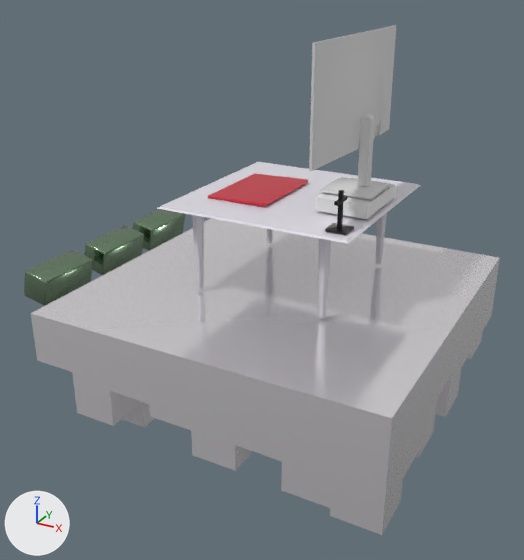
The glTF model static/pc.glb as it was, and as the next commit left it.
Camera for both pictures: a 50 mm camera at (20.2, -40.4, 14.2) aimed at (-1.0, -1.7, -5.1). Every picture has the same lights, and +X, +Y and +Z are marked at lower left. Where no turn or scale is listed for an object, it has been applied to the vertices.

The first picture shows 'Cube', 'Cube.001', 'Cube.002', 'base', 'bottombox', 'ground', 'laptop', 'legs', 'screen', 'spine', 'tabletop'.
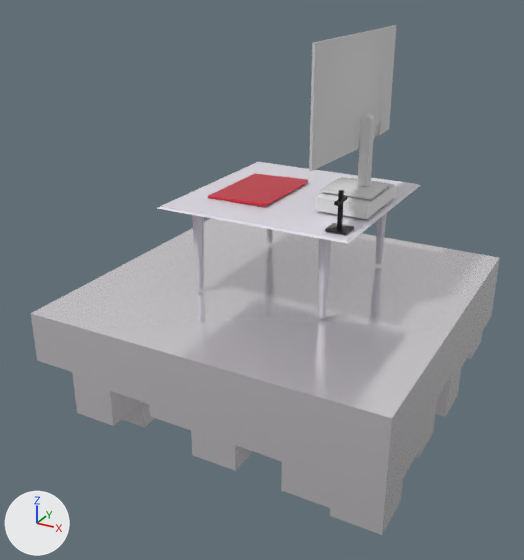
Pixel boxes (x1, y1, x2, y2) of what changed, in the pictures (524 x 560 px):
```json
{"object": "Cube.002", "change": "deleted", "before": [24, 250, 93, 306], "on screen": "green"}
{"object": "Cube.001", "change": "deleted", "before": [84, 226, 144, 275], "on screen": "green"}
{"object": "Cube", "change": "deleted", "before": [133, 209, 185, 251], "on screen": "green"}
```

Scene script edits in JSON lines:
```json
{"op": "remove", "block": "ob_cube", "code": ["ob_cube = bpy.data.objects.new('Cube', me_cube_002)", "ob_cube.location = (-14.71, 6.77, -6.02)", "ob_cube.rotation_euler = (0.0, 0.213, 0.0)  # degrees (0, 12, 0)"]}
{"op": "remove", "block": "ob_cube_001", "code": ["ob_cube_001 = bpy.data.objects.new('Cube.001', me_cube_002)", "ob_cube_001.location = (-14.71, 1.07, -6.02)", "ob_cube_001.rotation_euler = (0.0, 0.213, 0.0)  # degrees (0, 12, 0)"]}
{"op": "remove", "block": "ob_cube_002", "code": ["ob_cube_002 = bpy.data.objects.new('Cube.002', me_cube_002)", "ob_cube_002.location = (-14.71, -4.93, -6.02)", "ob_cube_002.rotation_euler = (0.0, 0.213, -0.000141)  # degrees (0, 12, -0)"]}
```
